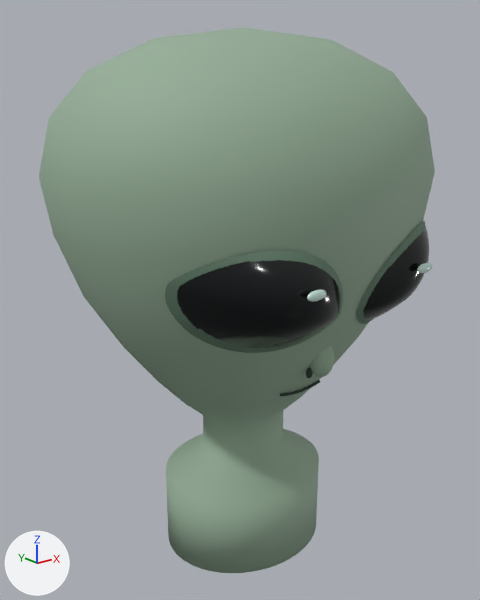
One commit to the glTF model art/blender/glb/AlienHead.glb: the scene before it, then after it.
Rendered twice from a 50 mm camera at (-0.843, -1.041, 0.865) aimed at (-0.006, 0.005, 0.447). The axes (+X, +Y, +Z) are drawn at lower left. The lights are the same throughout. The picture after the commit comes second. Vertices at exactly the same position are counted once.

The older version as bpy lines, for what is in view:
```python
mat_cgl_alien_eye_socket = principled_material('cgl_alien_eye_socket')
mat_cgl_alien_eye_socket.base_color = (0.122, 0.209, 0.144)  # greyish green #627e6a
mat_cgl_alien_eye_socket.roughness = 0.68
me_alienhead = bpy.data.meshes.new('AlienHead')
me_alienhead.from_pydata(...)  # 3040 vertices, 5884 faces; spans x -0.398..0.398, y -0.352..0.346, z -0.105..0.98
# faces by material slot: [2192, 1200, 1200, 448, 844]
me_alienhead.materials.append(mat_cgl_alien_grey_green)  # grey #95ae97
me_alienhead.materials.append(mat_cgl_alien_eye_socket)  # greyish green #627e6a
me_alienhead.materials.append(mat_cgl_alien_glossy_black_eyes)  # black #080d0f
me_alienhead.materials.append(mat_cgl_alien_eye_glints)  # pale green #cbe8df
me_alienhead.materials.append(mat_cgl_alien_nostrils_mouth)  # dark green #293c30
ob_alienhead = bpy.data.objects.new('AlienHead', me_alienhead)
ob_alienhead.location = (0.0, 0.0, 0.0)
```
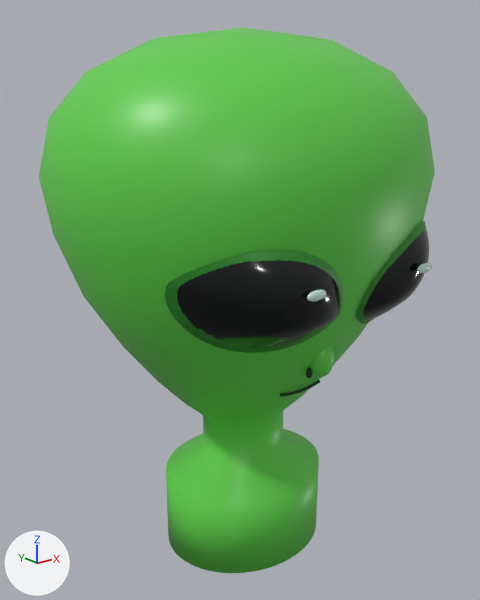
Patch to the scene script:
```diff
--- a/art/blender/glb/AlienHead.glb.py
+++ b/art/blender/glb/AlienHead.glb.py
@@ mat_cgl_alien_eye_socket @@
 mat_cgl_alien_eye_socket = principled_material('cgl_alien_eye_socket')
-mat_cgl_alien_eye_socket.base_color = (0.122, 0.209, 0.144)  # greyish green #627e6a
+mat_cgl_alien_eye_socket.base_color = (0.0232, 0.25, 0.0194)  # green #2a8926
 mat_cgl_alien_eye_socket.roughness = 0.68
@@ mat_cgl_alien_green @@
+mat_cgl_alien_green = principled_material('cgl_alien_green')
+mat_cgl_alien_green.base_color = (0.114, 0.631, 0.0685)  # green #5fd04a
+mat_cgl_alien_green.roughness = 0.4
@@ me_alienhead @@
 me_alienhead.from_pydata(...)  # 3040 vertices, 5884 faces; spans x -0.398..0.398, y -0.352..0.346, z -0.105..0.98
 # used by ob_alienhead; location = (0.0, 0.0, 0.0)
+# me_alienhead part 1: 2192 faces spanning x -0.398..0.398, y -0.346..0.346, z -0.105..0.98 switch from mat_cgl_alien_grey_green (grey #95ae97) to mat_cgl_alien_green (green #5fd04a)
 me_alienhead.materials.append(mat_cgl_alien_eye_socket)
```

Changed parts and their boxes [x1, y1, x2, y2] in the pictures (480 x 600 px):
'AlienHead', recoloured, surface changed (grey to green)
    both: [39, 27, 435, 573]
